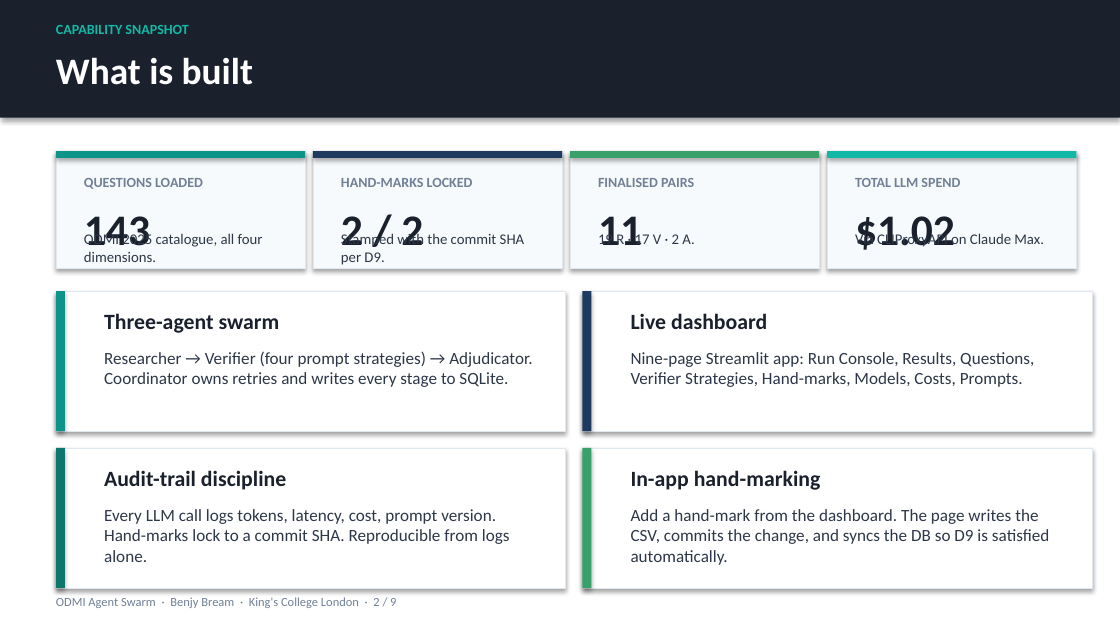
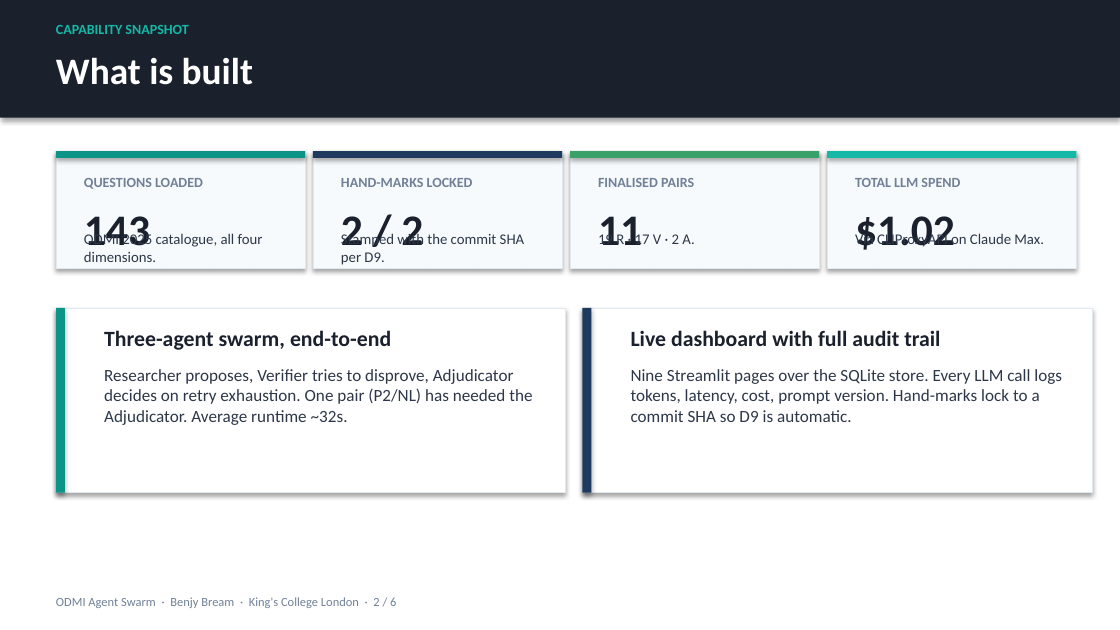
Before and after one commit to benjyb1/odmi-agent-swarm, a slide deck: slide 2 of docs/PROGRESS_SLIDES_2026-05-13.pptx. Drawn at 1120x630 pixels with LibreOffice and Linux fonts; fonts in the diff are those of the drawing. Boxes give left, top, right and bottom in pixels: in the first picture for what was removed or moved away, otherwise in the second. Text is boxed around its words. In the diff, an @@ line names an element or a change of style, - is before the commit and + after.

```diff
--- a/docs/PROGRESS_SLIDES_2026-05-13.pptx
+++ b/docs/PROGRESS_SLIDES_2026-05-13.pptx
@@ rectangle: place and size @@
-rectangle at <box>56,291,566,431</box>
+rectangle at <box>56,308,566,493</box>
@@ rectangle: place and size @@
-rectangle at <box>56,291,65,431</box>
+rectangle at <box>56,308,65,493</box>
@@ rectangle: place and size @@
-rectangle at <box>582,291,1092,431</box>
+rectangle at <box>582,308,1092,493</box>
@@ rectangle: place and size @@
-rectangle at <box>582,291,591,431</box>
+rectangle at <box>582,308,591,493</box>
@@ text at <box>104,330,391,350</box>: text changed @@
-Three-agent swarm
+Three-agent swarm, end-to-end
@@ text at <box>631,330,940,346</box>: text changed @@
-Live dashboard
+Live dashboard with full audit trail
@@ text at <box>104,369,532,425</box>: text changed @@
-Researcher → Verifier (four prompt strategies) → Adjudicator. Coordinator owns retries and writes every stage to SQLite.
+Researcher proposes, Verifier tries to disprove, Adjudicator decides on retry exhaustion. One pair (P2/NL) has needed the Adjudicator. Average runtime ~32s.
@@ text at <box>631,369,1062,422</box>: text changed @@
-Nine-page Streamlit app: Run Console, Results, Questions, Verifier Strategies, Hand-marks, Models, Costs, Prompts.
+Nine Streamlit pages over the SQLite store. Every LLM call logs tokens, latency, cost, prompt version. Hand-marks lock to a commit SHA so D9 is automatic.
@@ rectangle removed at <box>56,448,566,588</box> @@
@@ rectangle removed at <box>56,448,65,588</box> @@
@@ rectangle removed at <box>582,448,1092,588</box> @@
@@ rectangle removed at <box>582,448,591,588</box> @@
@@ text removed at <box>104,470,286,490</box> @@
-Audit-trail discipline
@@ text removed at <box>631,470,821,490</box> @@
-In-app hand-marking
@@ text removed at <box>104,509,510,562</box> @@
-Every LLM call logs tokens, latency, cost, prompt version. Hand-marks lock to a commit SHA. Reproducible from logs alone.
@@ text removed at <box>631,509,1049,565</box> @@
-Add a hand-mark from the dashboard. The page writes the CSV, commits the change, and syncs the DB so D9 is satisfied automatically.
@@ text at <box>56,597,396,608</box>: text changed @@
-ODMI Agent Swarm · Benjy Bream · King's College London · 2 / 9
+ODMI Agent Swarm · Benjy Bream · King's College London · 2 / 6
```
Also in this commit, not shown: 2 other slides changed, 2 slides added, 5 slides removed, 1 other file.
